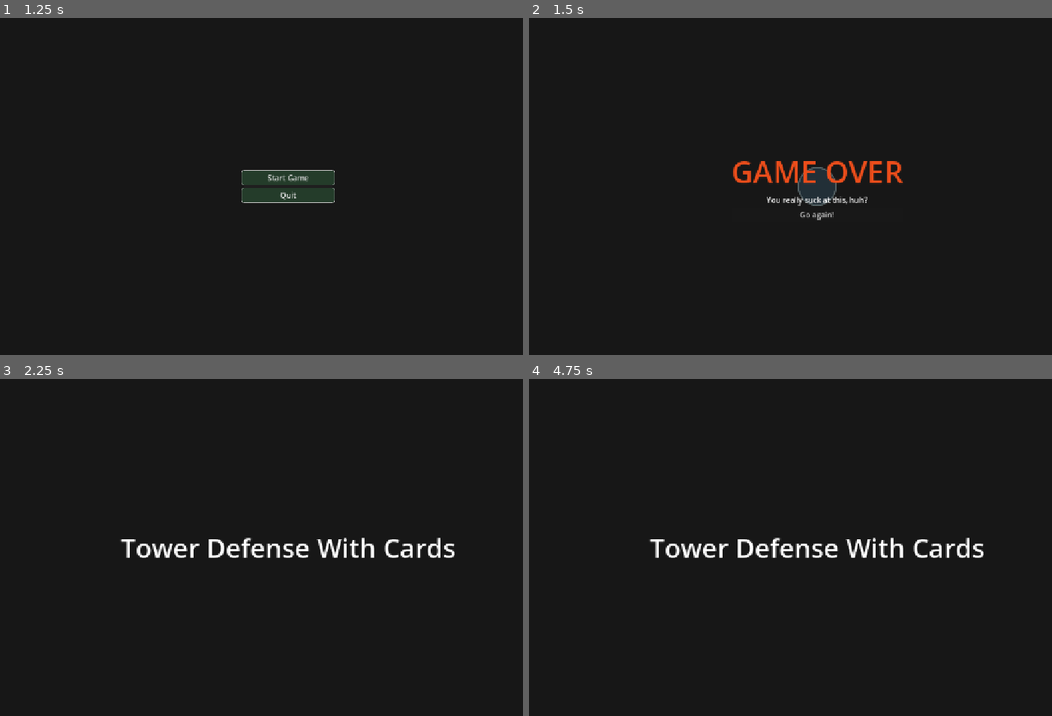
Above: before the commit, frames 1-4 (two rows, left to right).
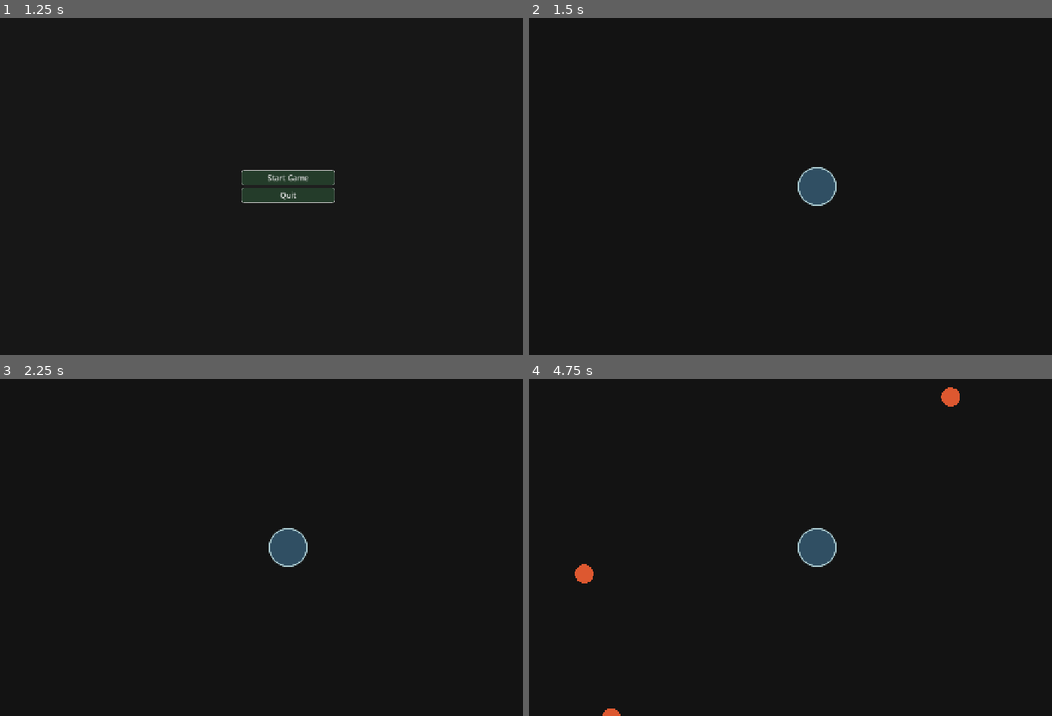
Above: after the commit, the same moments.

Repository: DennisRas/TowerDefenseWithCards
Game: Godot game, scene res://main.tscn
Two runs of this game, one before a commit and one after it. Both use one fixed random seed, a clock stepped at 60 frames per second and the inputs below.
Inputs (mouse positions are in pixels of both pictures, inside the frame that each line leads up to):
- Up to frame 1 (1.25 s): tap Enter (ui_accept) at 0.5 s; hold Enter (ui_accept) from 0.53 s (still down)
- Up to frame 2 (1.5 s): release Enter (ui_accept) at 1.25 s; click "Start Game" at 1.25 s
- Up to frame 3 (2.25 s): click (287, 574) at 2 s, where only the run before the commit has a clickable "Go again!"
- Up to frame 4 (4.75 s): tap Enter (ui_accept) at 2.75, 2.85, 3.02, 3.32 s; click (816, 537) at 3.5 s, where only the run before the commit has a clickable "Start Game"; click (816, 574) at 4.25 s, where only the run before the commit has a clickable "Go again!"

Frame 1 is identical in both runs. In frame 2, 1.9% of the frame differs, in the area x 39-72%, y 42-60%; in frame 3, 2.1%; in frame 4, 2.5%, in the area x 8-87%, y 2-100%.
Error before the commit: Attempt to call function 'bind' in base 'null instance' on a null instance. (res://game/game.gd:18)

Commit message:
Testing upgrades. fixing globals etc.

Diff:
--- a/game/abilities/pistol/bullet/bullet.gd
+++ b/game/abilities/pistol/bullet/bullet.gd
@@ -1,7 +1,7 @@
 extends Area2D
 
 @export var speed = 500.0
-@export var damage = 10.0
+@export var damage = 0.0
 @export var size = 10.0
 
 var direction := Vector2.ZERO
--- a/game/abilities/pistol/pistol.gd
+++ b/game/abilities/pistol/pistol.gd
@@ -1,2 +1,12 @@
 class_name AbilityPistol
 extends Ability
+
+var bullet = preload("res://game/abilities/pistol/bullet/bullet.tscn")
+
+var damage := 10.0
+var cooldown = 1.0
+
+func shoot():
+	var bullet_instance = bullet.instantiate()
+	bullet_instance.damage = damage
+	# Add to projectiles
--- a/game/game.gd
+++ b/game/game.gd
@@ -1,6 +1,6 @@
 extends Node
 
-@onready var Arena = $Arena
+@onready var arena = $Arena
 @onready var tower = $Arena/Tower
 @onready var ui = $Ui
 @onready var HUD = $Ui/Hud
@@ -14,21 +14,38 @@
 
 signal state_changed(state)
 
-func _ready() -> void:
+func _ready():
+	print("=== GAME READY ===")
+
+	arena = get_node("Arena")
+	ui = get_node("Ui")
+
+	print("arena:", arena)
+	print("ui:", ui)
+
 	ui.bind(self)
 
+func start():
+	print("Starting game...")
+	reset()
+
+func reset():
+	print("Resetting game...")
+
 func end():
+	print("GAME END CALLED")
 	if state == State.GAME_OVER:
 		return
 
 	get_tree().paused = true
 	state = State.GAME_OVER
 	state_changed.emit(state)
-	print("Game over!")
+	print("Game ended")
 
 func restart():
+	print("Restarting game...")
 	get_tree().reload_current_scene() 	# Let's not do this, but just reset game instead
 	get_tree().paused = false
 	state = State.PLAYING
 	state_changed.emit(state)
-	print("Game restarting")
+	print("Game restarted")
--- /dev/null
+++ b/game/gamestate.gd
@@ -0,0 +1,30 @@
+class_name GameState
+extends Node
+
+enum State {
+	MENU,
+	PLAYING,
+	GAME_OVER
+}
+
+enum Event {
+	STATE_CHANGED,
+	TOWER_HEALTH_CHANGED,
+	ENEMY_KILLED
+}
+
+var default_state = {
+	"score": 0,
+	"wave": 1,
+	"kills": 0
+}
+
+var state = default_state.duplicate(true)
+
+signal event(type, data)
+
+func reset():
+	state = default_state.duplicate(true)
+
+func dispatch(type, data = {}):
+	event.emit(type, data)
--- a/game/tower/tower.gd
+++ b/game/tower/tower.gd
@@ -61,7 +61,8 @@
 func destroy():
 	print("Tower destroyed!")
 	queue_free()
-	Game.end()
+	#Game.end()
+	get_tree().current_scene.end()
 
 func _process(delta: float) -> void:
 	pass
--- a/game/ui/hud/hud.gd
+++ b/game/ui/hud/hud.gd
@@ -17,8 +17,10 @@
 		#overlay.visible = false
 
 func _input(event):
-	if Game.state != Game.State.GAME_OVER:
-		return
+	#if Game.state != Game.State.GAME_OVER:
+		#return
+	pass
 
 	if event.is_action_pressed("ui_accept"):
-		Game.restart()
+		#Game.restart()
+		pass
--- a/game/ui/overlays/game_over/restart_button.gd
+++ b/game/ui/overlays/game_over/restart_button.gd
@@ -9,4 +9,6 @@
 	pass
 
 func _on_pressed() -> void:
-	Game.restart()
+	#Game.restart()
+	get_tree().current_scene.restart()
+	pass
--- a/game/ui/ui.gd
+++ b/game/ui/ui.gd
@@ -1,17 +1,30 @@
 extends CanvasLayer
+
+@onready var GameOverOverlay = $GameOverOverlay
+@onready var Hud = $Hud
 
 var game
 
+func _ready() -> void:
+	print_tree()
+
 func bind(game_instance):
+	print("UI BIND CALLED")
 	game = game_instance
+
+	print("tower:", game.tower)
+	print("state signal:", game.state_changed)
 
 	game.tower.health_changed.connect(on_tower_health_changed)
 	game.state_changed.connect(on_game_state_changed)
 
 func on_game_state_changed(state):
-	match state:
-		Game.State.GAME_OVER:
-			show_game_over()
+	print("UI: Game state changed to: ", state)
+	#match state:
+		#Game.State.GAME_OVER:
+			#GameOverOverlay.Show()
+		#Game.State.PLAYING:
+			#Hud.show()
 
 func show_game_over():
 	pass
@@ -20,4 +33,4 @@
 	pass
 
 func on_tower_health_changed(current, max):
-	$Hud.update_tower_health_text(current, max)
+	Hud.update_tower_health_text(current, max)
--- a/game/ui/ui.tscn
+++ b/game/ui/ui.tscn
@@ -6,5 +6,7 @@
 [node name="Ui" type="CanvasLayer" unique_id=1763920532]
 
 [node name="GameOverOverlay" parent="." unique_id=282295180 instance=ExtResource("1_jxga3")]
+visible = false
 
 [node name="Hud" parent="." unique_id=50652635 instance=ExtResource("2_kvrpj")]
+visible = false
--- /dev/null
+++ b/game/upgrade.gd
@@ -0,0 +1,8 @@
+class_name Upgrade
+extends Resource
+
+@export var id: String
+@export var name: String
+@export var description: String
+@export var icon: Texture2D
+@export var amount: float
--- /dev/null
+++ b/game/upgrades/bullet_damage.tres
@@ -0,0 +1,11 @@
+[gd_resource type="Resource" script_class="Upgrade" format=3 uid="uid://bdfp17hfo72tu"]
+
+[ext_resource type="Script" uid="uid://j8stetgnd0ie" path="res://game/upgrade.gd" id="1_2j7ao"]
+
+[resource]
+script = ExtResource("1_2j7ao")
+id = "bullet_damage"
+name = "Bullet Damage"
+description = "+20% bullet damage"
+amount = 0.2
+metadata/_custom_type_script = "uid://j8stetgnd0ie"
--- a/main.gd
+++ b/main.gd
@@ -8,6 +8,7 @@
 var game_screen = preload("res://game/game.tscn")
 
 func _ready():
+	print("Main ready")
 	show_intro()
 
 func change_screen(scene):
@@ -18,13 +19,17 @@
 	screen_container.add_child(current_screen)
 
 func show_intro():
+	print("Showing intro")
 	change_screen(intro_screen)
 	current_screen.finished.connect(show_menu)
 
 func show_menu():
+	print("Showing menu")
 	change_screen(menu_screen)
 	current_screen.start_game_pressed.connect(start_game)
 
 func start_game():
+	print("Showing game")
 	change_screen(game_screen)
-	current_screen.start()
+	print("Loaded scene:")
+	current_screen.print_tree()
--- a/project.godot
+++ b/project.godot
@@ -17,7 +17,7 @@
 
 [autoload]
 
-Game="*uid://bqq8d3mm8lev7"
+Gamestate="*uid://iui0cnvi3106"
 
 [display]
 
Not shown, added: game/gamestate.gd.uid
Not shown, added: game/upgrade.gd.uid
